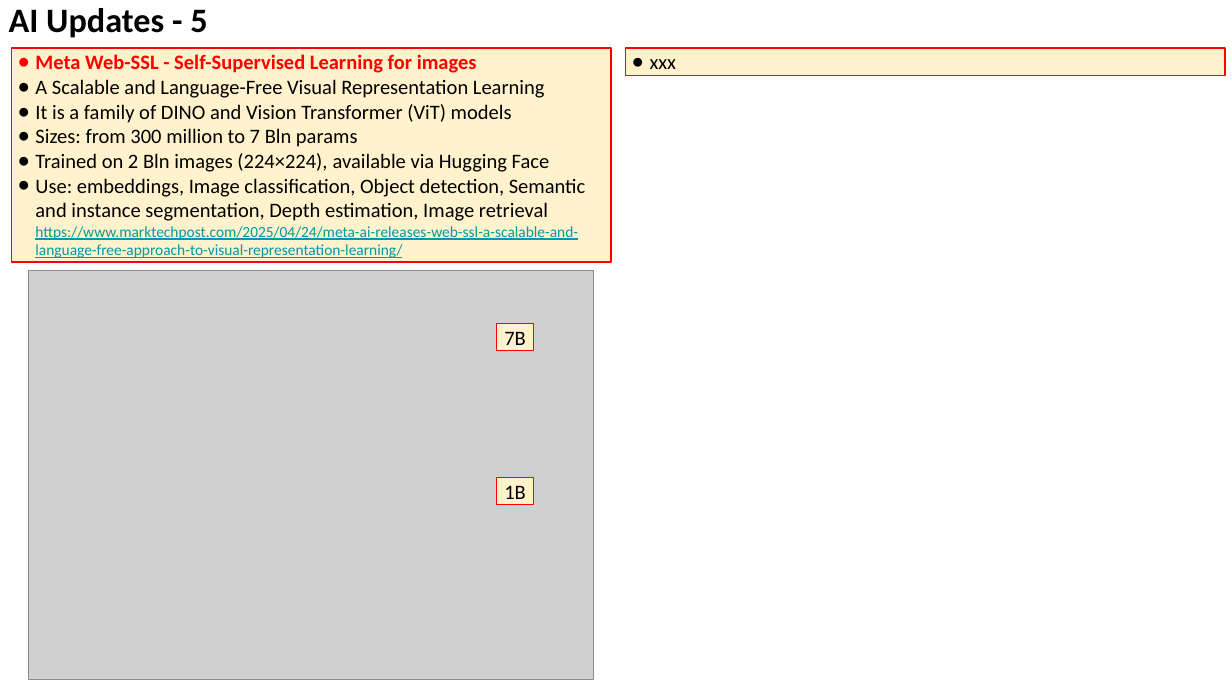
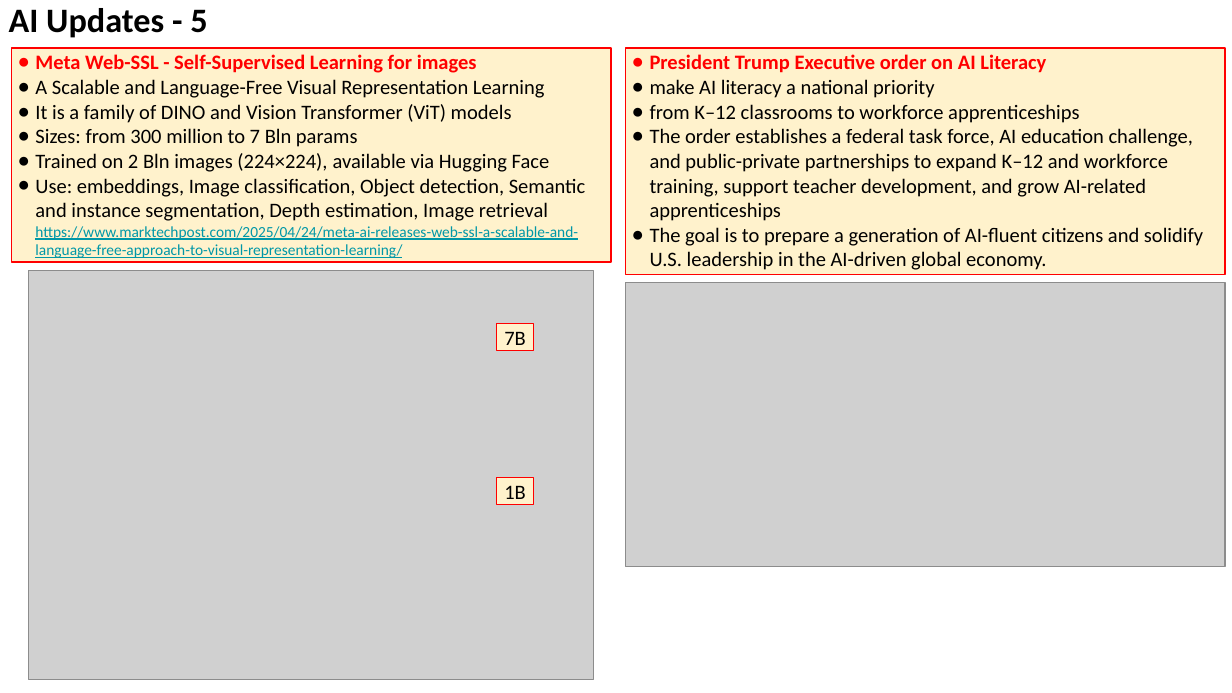
Before and after one commit to lselector/seminar, a slide deck: slide 11 of 2025/2025-04-25-AI-Updates.pptx. Drawn at 1232x693 pixels with LibreOffice and Linux fonts; fonts in the diff are those of the drawing; grey boxes stand for pictures. Boxes give left, top, right and bottom in pixels: in the first picture for what was removed or moved away, otherwise in the second. Text is boxed around its words. In the diff, an @@ line names an element or a change of style, - is before the commit and + after.

Commit message:
update

```diff
--- a/2025/2025-04-25-AI-Updates.pptx
+++ b/2025/2025-04-25-AI-Updates.pptx
@@ rectangle removed at bbox=[625, 48, 1225, 75] @@
-● xxx
@@ rectangle added at bbox=[625, 48, 1225, 275], fill #FFF2CC, outline #FF0000 0.75 pt, 12 pt, text #000000 @@
+● President Trump Executive order on AI Literacy
+● make AI literacy a national priority
+● from K–12 classrooms to workforce apprenticeships
+● The order establishes a federal task force, AI education challenge, and public-private partnerships to expand K–12 and workforce training, support teacher development, and grow AI-related apprenticeships
+● The goal is to prepare a generation of AI-fluent citizens and solidify U.S. leadership in the AI-driven global economy.
@@ picture added at bbox=[625, 282, 1225, 565] @@
```
Also in this commit, not shown: 4 other slides changed.
